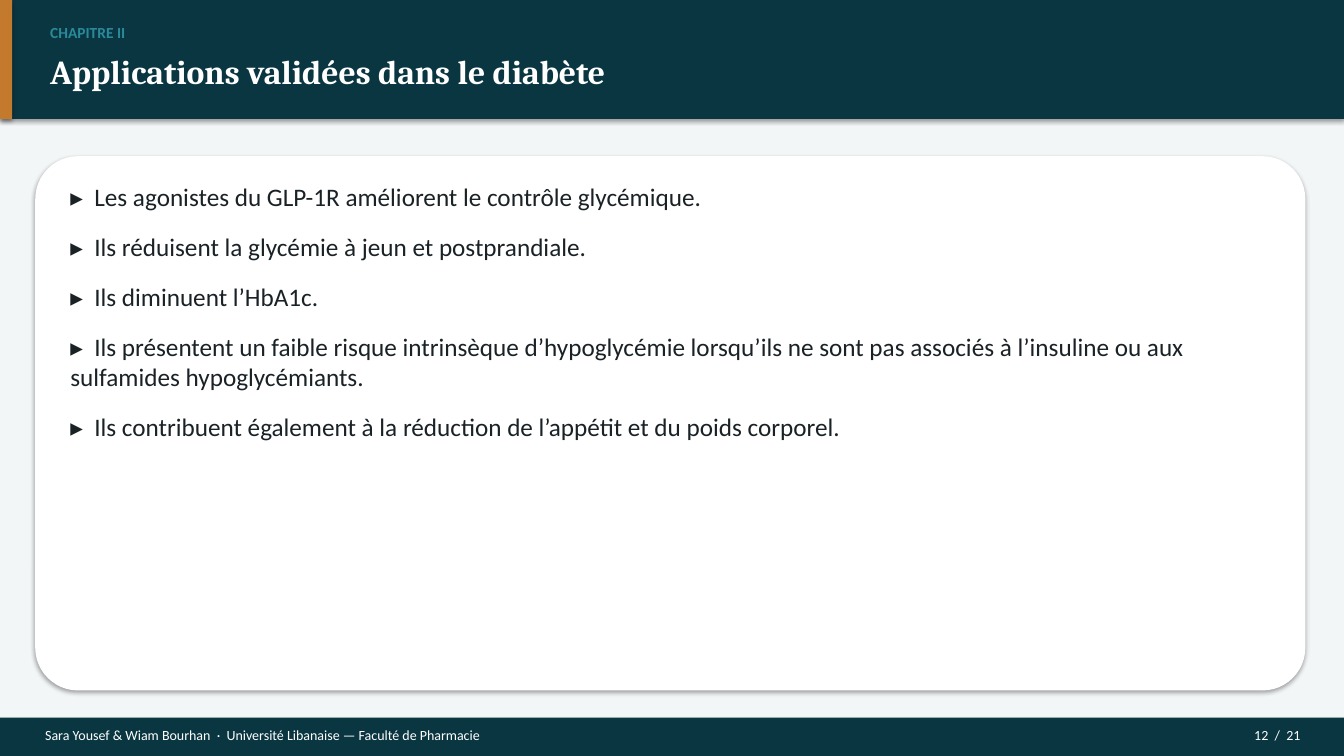
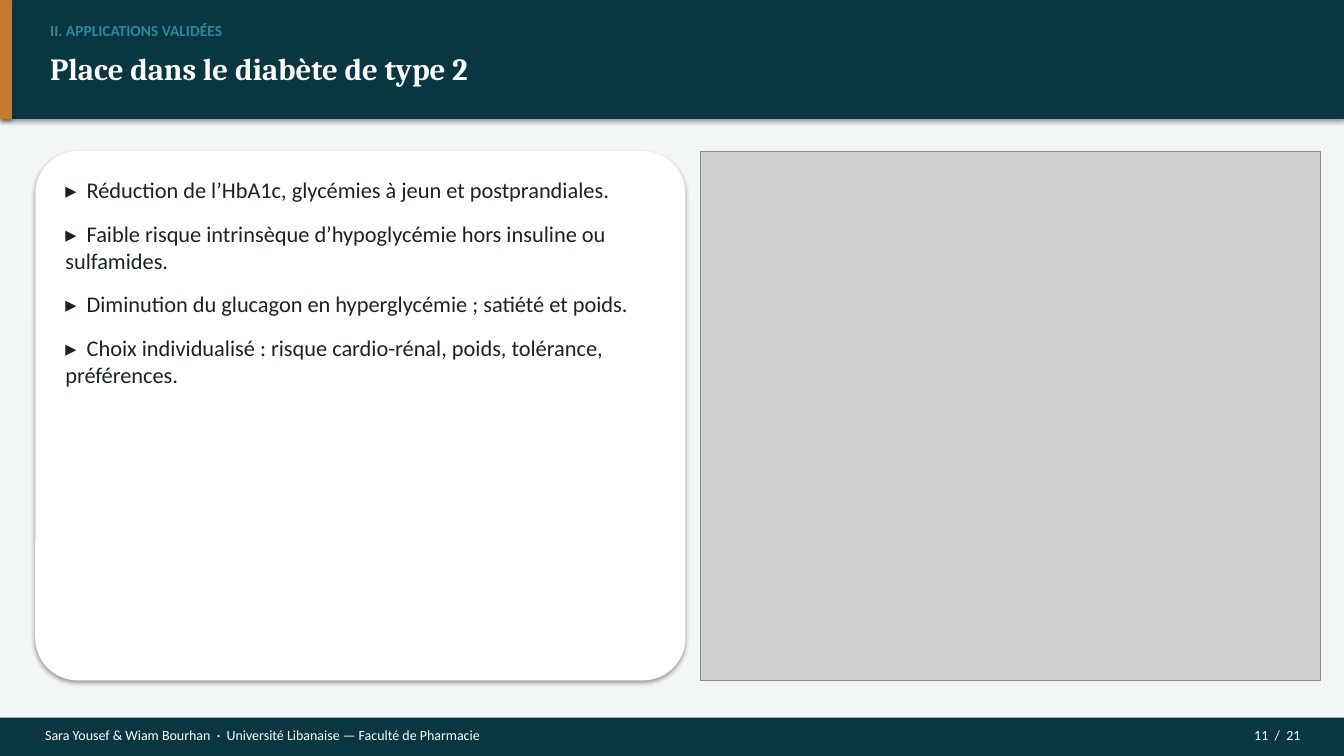
Before and after one commit to Mashtal-Platform/mashtal-platform, a slide deck: slide 11 of docs/presentation/Soutenance_GLP1_Parkinson.pptx (slide 12 before the commit). Drawn at 1344x756 pixels with LibreOffice and Linux fonts; fonts in the diff are those of the drawing; grey boxes stand for pictures. Boxes give left, top, right and bottom in pixels: in the first picture for what was removed or moved away, otherwise in the second. Text is boxed around its words. In the diff, an @@ line names an element or a change of style, - is before the commit and + after.

```diff
--- a/docs/presentation/Soutenance_GLP1_Parkinson.pptx
+++ b/docs/presentation/Soutenance_GLP1_Parkinson.pptx
@@ text at [50,23,222,36]: text changed @@
-CHAPITRE II
+II. APPLICATIONS VALIDÉES
@@ text at [50,58,468,87]: text changed; size 24 to 22 pt @@
-Applications validées dans le diabète
+Place dans le diabète de type 2
@@ rounded rectangle: place and size @@
-rounded rectangle at [35,156,1306,691]
+rounded rectangle at [35,151,686,681]
@@ picture added at [701,151,1321,681] @@
@@ text added at [65,182,628,387], 16 pt, text #1A2226 @@
+▸ Réduction de l’HbA1c, glycémies à jeun et postprandiales.
+▸ Faible risque intrinsèque d’hypoglycémie hors insuline ou sulfamides.
+▸ Diminution du glucagon en hyperglycémie ; satiété et poids.
+▸ Choix individualisé : risque cardio-rénal, poids, tolérance, préférences.
@@ text removed at [70,188,1183,441] @@
-▸ Les agonistes du GLP-1R améliorent le contrôle glycémique.
-▸ Ils réduisent la glycémie à jeun et postprandiale.
-▸ Ils diminuent l’HbA1c.
-▸ Ils présentent un faible risque intrinsèque d’hypoglycémie lorsqu’ils ne sont pas associés à l’insuline ou aux sulfamides hypoglycémiants.
-▸ Ils contribuent également à la réduction de l’appétit et du poids corporel.
@@ text at [1254,731,1300,740]: text changed @@
-12 / 21
+11 / 21
```
Also in this commit, not shown: 13 other slides changed, 7 slides added, 7 slides removed, 22 other files.
